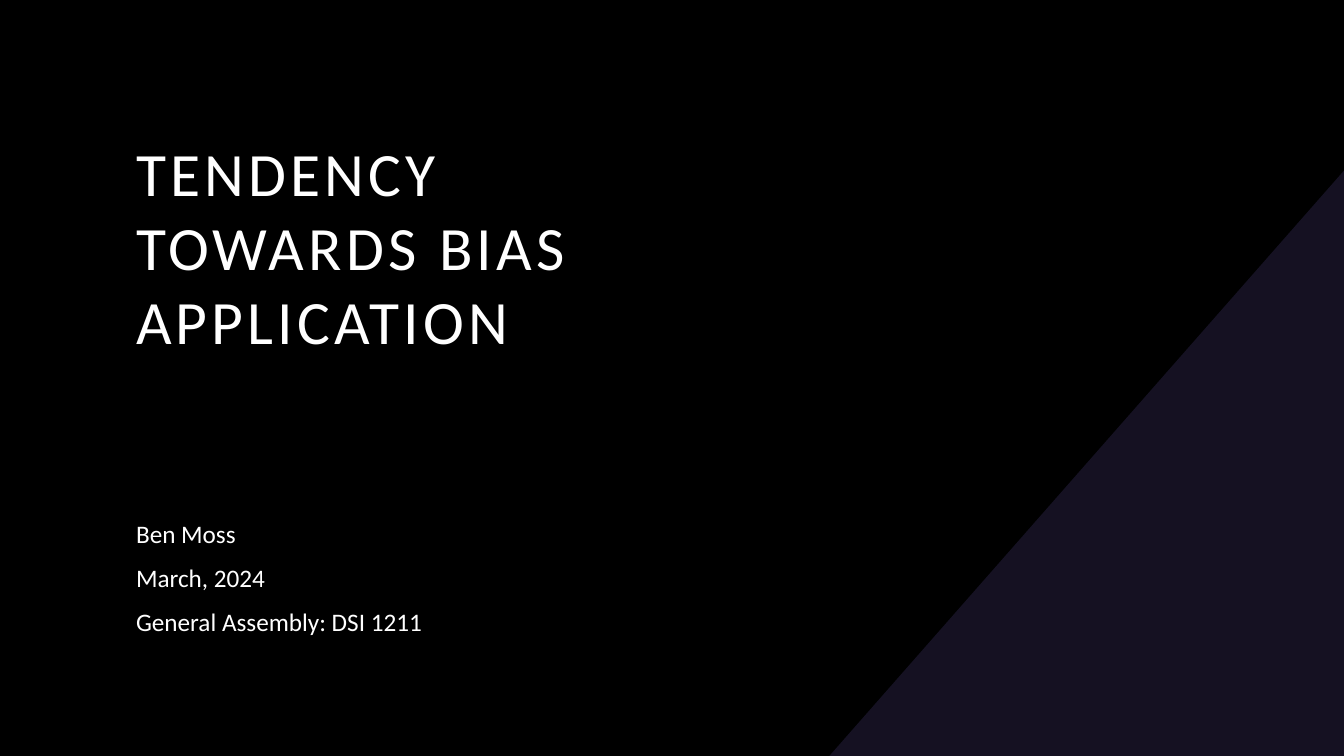
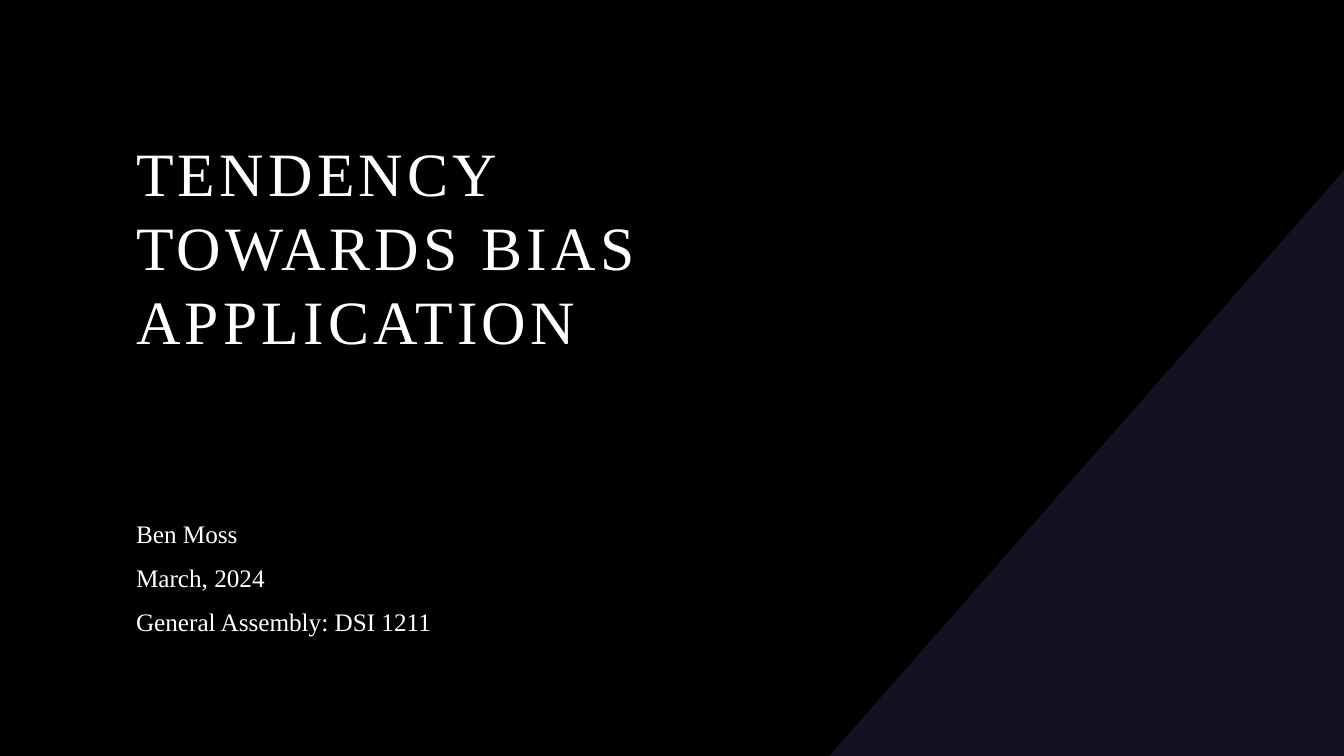
Before and after one commit to BenjaminRocco/Capstone_Project, a slide deck: slide 1 of Capstone_Presentation.pptx. Drawn at 1344x756 pixels with LibreOffice and Linux fonts; fonts in the diff are those of the drawing; background and template pictures are left out. Boxes give left, top, right and bottom in pixels: in the first picture for what was removed or moved away, otherwise in the second. Text is boxed around its words. In the diff, an @@ line names an element or a change of style, - is before the commit and + after.

```diff
--- a/Capstone_Presentation.pptx
+++ b/Capstone_Presentation.pptx
@@ title "TENDENCY TOWARDS BIAS APPLICATION" at [136, 155, 635, 345]: font Calibri to Times New Roman @@
@@ subtitle "Ben Moss" at [136, 526, 430, 637]: font Calibri to Times New Roman @@
```
Also in this commit, not shown: 1 other slide changed, 3 slides added, 3 slides removed, 9 other files.
